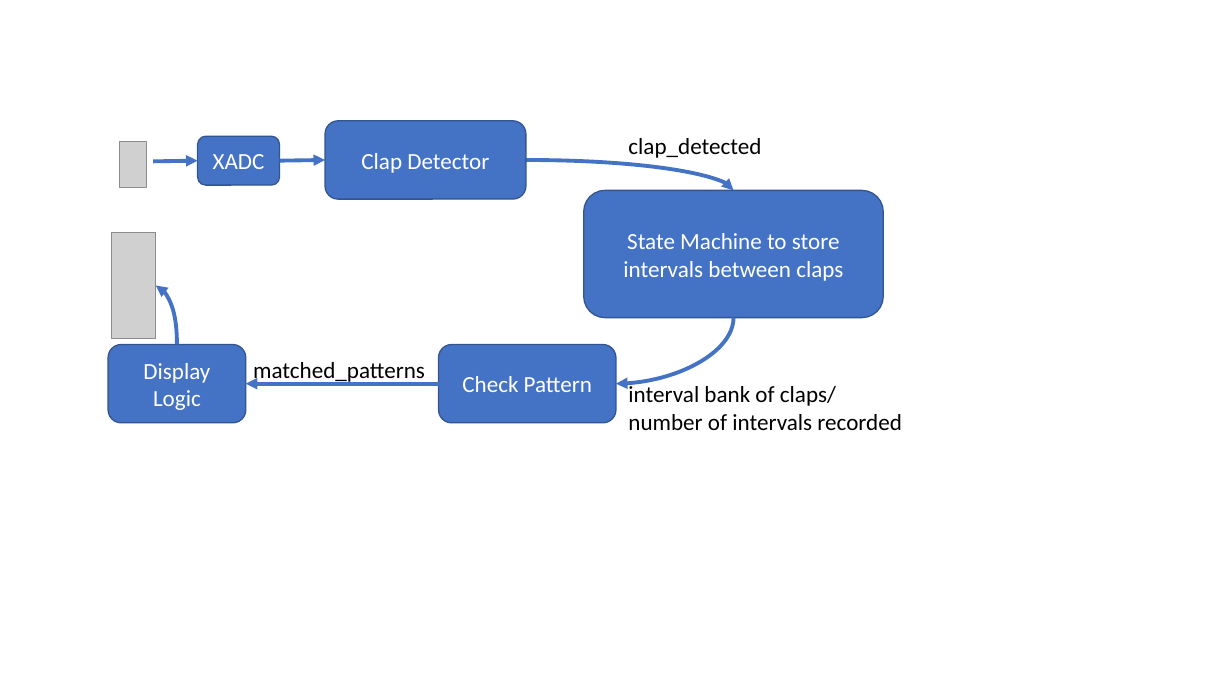
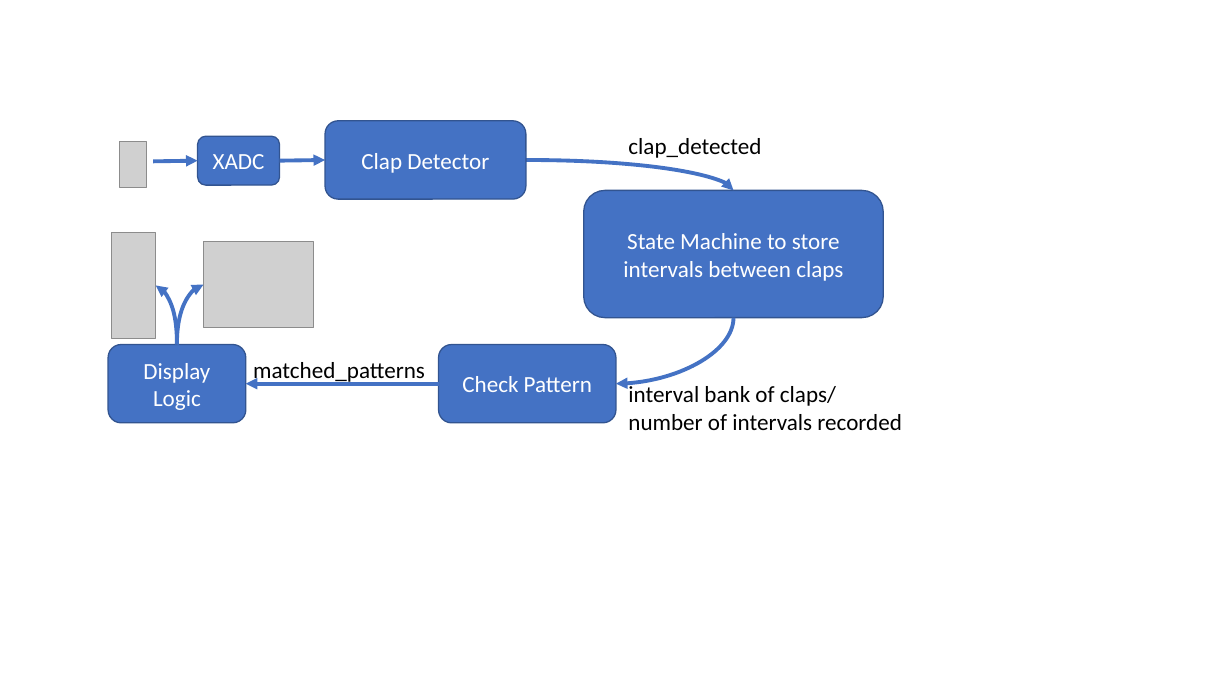
Before and after one commit to pwolfe8/FPGA_Clapping_Pattern_Detection, a slide deck: slide 1 of System_Block_Diagram.pptx. Drawn at 1232x693 pixels with LibreOffice and Linux fonts; fonts in the diff are those of the drawing; grey boxes stand for pictures. Boxes give left, top, right and bottom in pixels: in the first picture for what was removed or moved away, otherwise in the second. Text is boxed around its words. In the diff, an @@ line names an element or a change of style, - is before the commit and + after.

```diff
--- a/System_Block_Diagram.pptx
+++ b/System_Block_Diagram.pptx
@@ picture added at box(203, 241, 313, 327) @@
@@ curved arrow added from (177, 345) to (203, 285), #4472C4 3 pt @@
```
Also in this commit, not shown: 18 other files.
